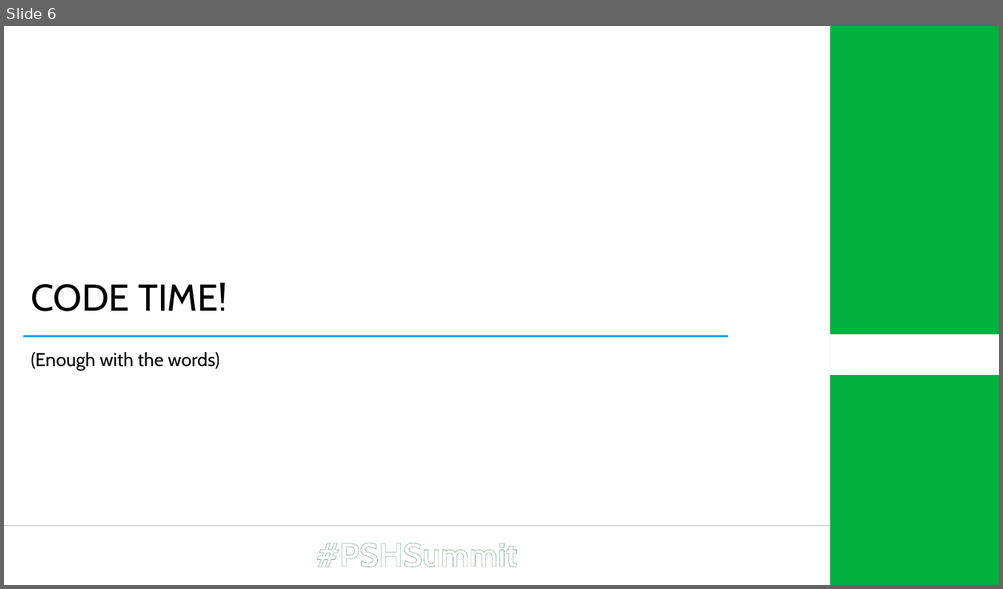
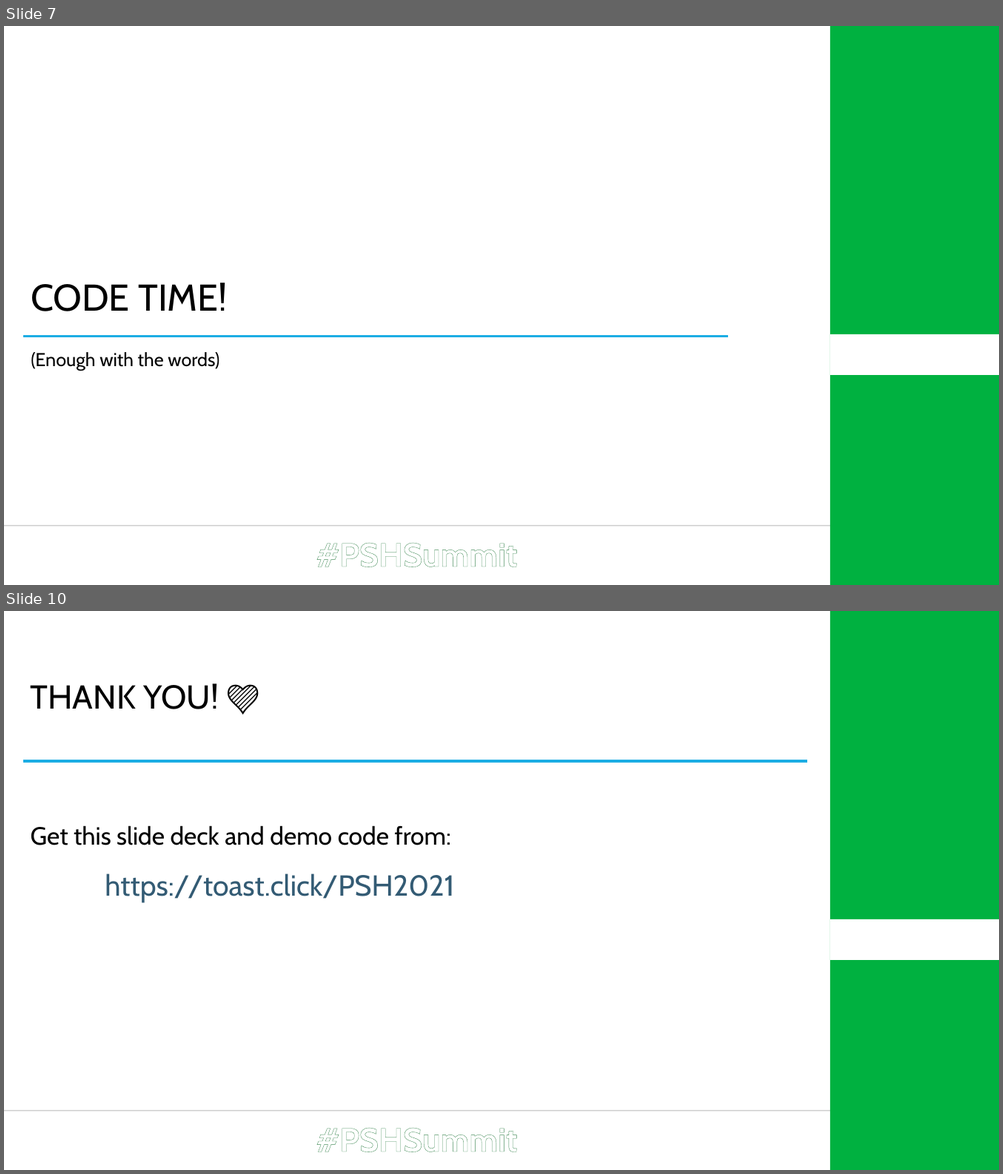
Before and after one commit to Windos/Talks, a slide deck: 2021/04 - April/28 - Summit 2021 - High-Intensity Scripting/High-Intensity Scripting.pptx. Shown one above the other, each under a label of ours: slide 6 before the commit, slides 7 and 10 after it; the slides between them are not shown. The pictures are 1003x589 and 1003x1174 pixels, drawn with LibreOffice and Linux fonts; fonts in the diff are those of the drawing; background and template pictures are left out. Boxes give left, top, right and bottom in pixels: in the first picture for what was removed or moved away, otherwise in the second. Text is boxed around its words. In the diff, an @@ line names an element or a change of style, - is before the commit and + after.

```diff
--- a/2021/04 - April/28 - Summit 2021 - High-Intensity Scripting/High-Intensity Scripting.pptx
+++ b/2021/04 - April/28 - Summit 2021 - High-Intensity Scripting/High-Intensity Scripting.pptx
@@ slide 10 added at <box>4,611,999,1170</box>, background #FFFFFF; not listed: 4 template elements that a slide beside it also shows @@
@@ title added at <box>31,684,219,709</box>, 32 pt, text #000000 @@
+THANK YOU! 💜
@@ line added from (22, 762) to (807, 762), #1CADE4 2.5 pt @@
@@ text added at <box>31,826,454,903</box>, 24 pt, text #000000 @@
+Get this slide deck and demo code from:
+https://toast.click/PSH2021
@@ what was slide 6 is now slide 7 @@
```
Also in this commit, not shown: 1 slide changed, 3 other slides added.
